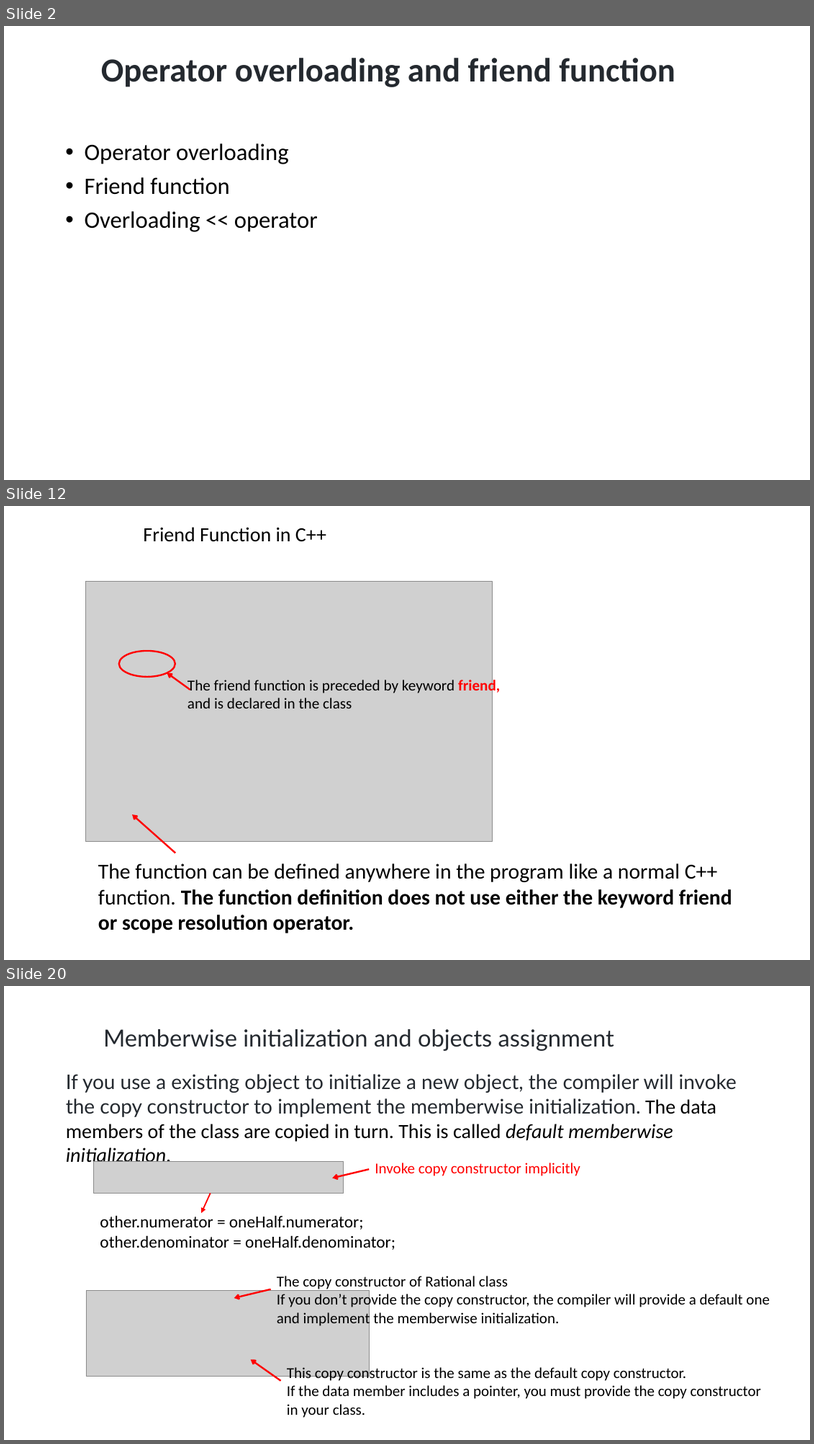
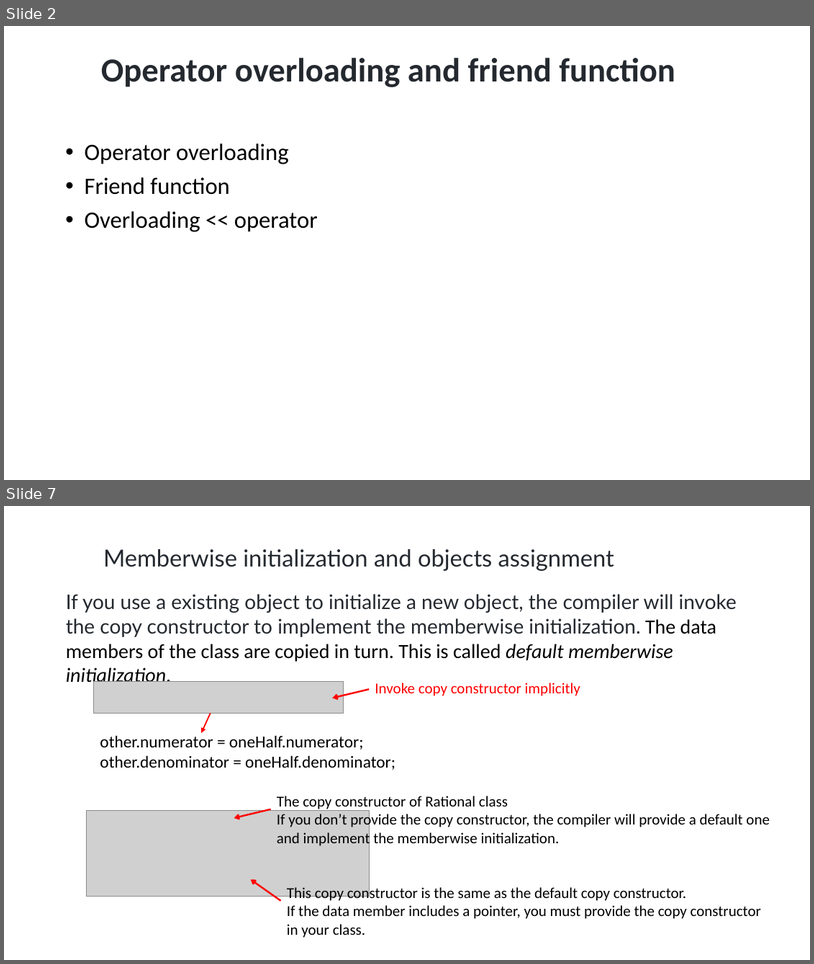
Before and after one commit to ShiqiYu/CPP, a slide deck: week10/Lab10.pptx. Shown one above the other, each under a label of ours: slides 2, 12 and 20 before the commit, slides 2 and 7 after it; the slides between them are not shown. The pictures are 814x1444 and 814x964 pixels, drawn with LibreOffice and Linux fonts; fonts in the diff are those of the drawing; grey boxes stand for pictures; background and template pictures are left out. Boxes give left, top, right and bottom in pixels: in the first picture for what was removed or moved away, otherwise in the second. Text is boxed around its words. In the diff, an @@ line names an element or a change of style, - is before the commit and + after.

```diff
--- a/week10/Lab10.pptx
+++ b/week10/Lab10.pptx
@@ slide 12 removed at (x1=4, y1=506, x2=810, y2=960), background #FFFFFF @@
@@ text removed at (x1=143, y1=527, x2=327, y2=542) @@
-  Friend Function in C++
@@ picture removed at (x1=85, y1=582, x2=493, y2=841) @@
@@ ellipse removed at (x1=119, y1=651, x2=175, y2=677) @@
@@ arrow removed from (190, 690) to (167, 673) @@
@@ text removed at (x1=188, y1=677, x2=500, y2=708) @@
-The friend function is preceded by keyword friend,
-and is declared in the class
@@ arrow removed from (176, 852) to (132, 815) @@
@@ text removed at (x1=98, y1=863, x2=733, y2=933) @@
-  The function can be defined anywhere in the program like a normal C++ function. The function definition does not use either the keyword friend or scope resolution operator.
@@ what was slide 20 is now slide 7 @@
```
Also in this commit, not shown: 7 slides changed, 12 other slides removed.
